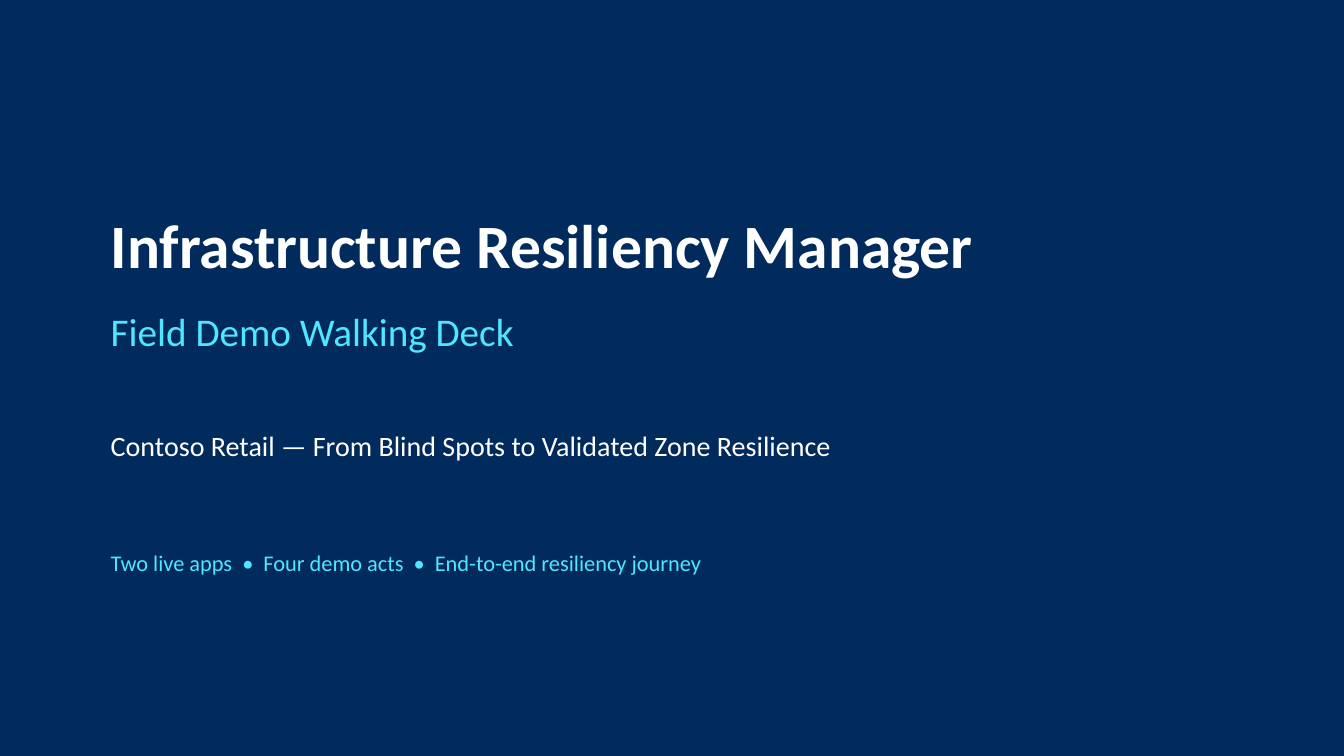
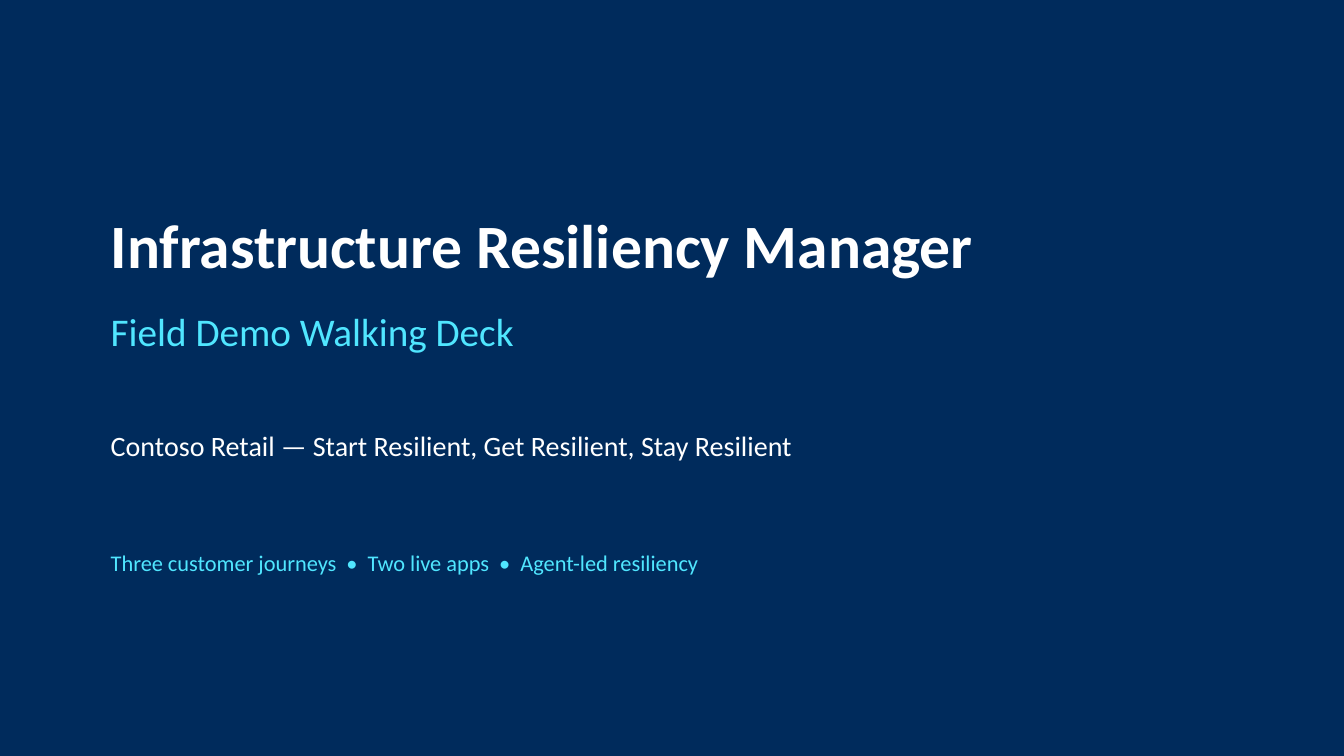
Before and after one commit to adityabalaji-msft/IRMDemoEnvironmentGuide, a slide deck: slide 1 of IRM-Field-Demo-Walking-Deck.pptx. Drawn at 1344x756 pixels with LibreOffice and Linux fonts; fonts in the diff are those of the drawing. Boxes give left, top, right and bottom in pixels: in the first picture for what was removed or moved away, otherwise in the second. Text is boxed around its words. In the diff, an @@ line names an element or a change of style, - is before the commit and + after.

Commit message:
Fix Phase 2 wording, drift rediscovery language, PPTX overflow/formatting

```diff
--- a/IRM-Field-Demo-Walking-Deck.pptx
+++ b/IRM-Field-Demo-Walking-Deck.pptx
@@ text at bbox=[111, 436, 792, 461]: text changed @@
-Contoso Retail — From Blind Spots to Validated Zone Resilience
+Contoso Retail — Start Resilient, Get Resilient, Stay Resilient
@@ text at bbox=[111, 555, 698, 575]: text changed @@
-Two live apps • Four demo acts • End-to-end resiliency journey
+Three customer journeys • Two live apps • Agent-led resiliency
```
Also in this commit, not shown: 7 other slides changed, 15 slides added, 18 slides removed, 2 other files.
